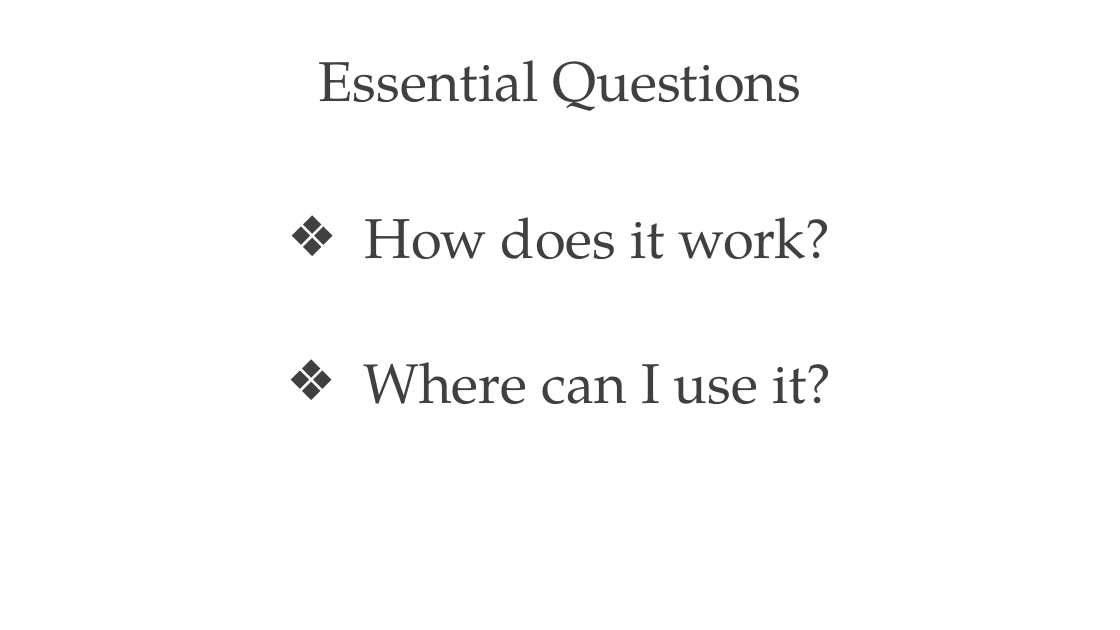
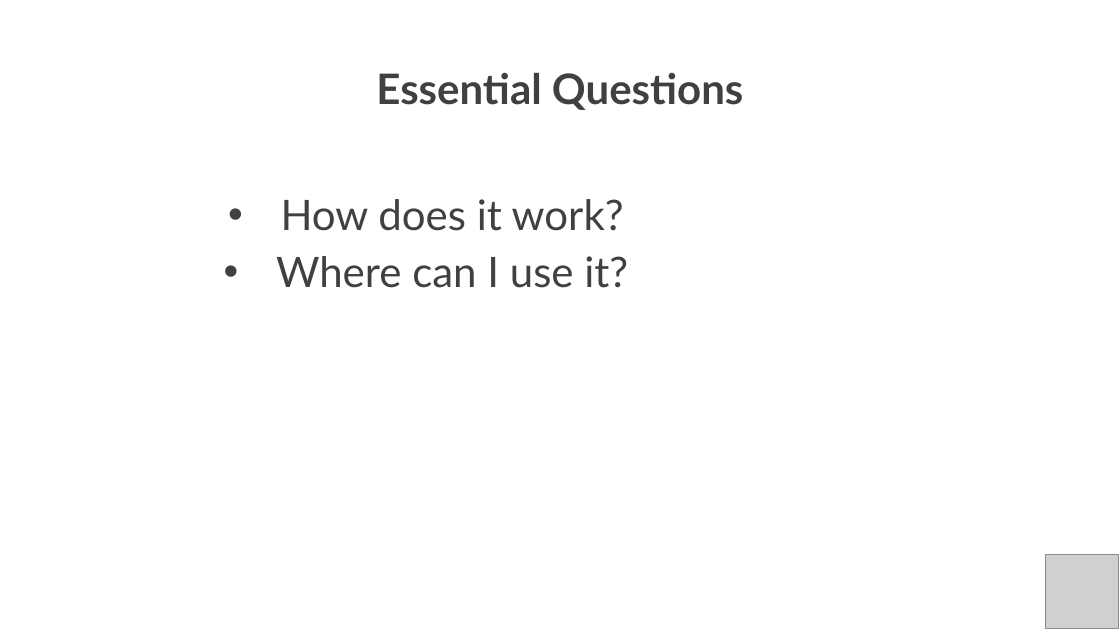
Before and after one commit to PracticumAI/deep_learning, a slide deck: slide 3 of presentations/01_deep_learn_intro.pptx (slide 4 before the commit). Drawn at 1120x630 pixels with LibreOffice and Linux fonts; fonts in the diff are those of the drawing; grey boxes stand for pictures. Boxes give left, top, right and bottom in pixels: in the first picture for what was removed or moved away, otherwise in the second. Text is boxed around its words. In the diff, an @@ line names an element or a change of style, - is before the commit and + after.

```diff
--- a/presentations/01_deep_learn_intro.pptx
+++ b/presentations/01_deep_learn_intro.pptx
@@ title "Essential Questions" at [376,73,743,110]: size 48 to 36 pt, font TeX Gyre Pagella to Lato, bold on @@
@@ text "How does it work?": place and size @@
-text "How does it work?" at [363,217,831,404]
+text "How does it work?" at [276,199,628,288]
@@ text "How does it work?" at [276,199,628,288]: size 48 to 36 pt, font TeX Gyre Pagella to Lato; bullet ❖ to • @@
@@ picture added at [1045,555,1119,629] @@
```
Also in this commit, not shown: 15 other slides changed, 2 slides added, 6 slides removed, 3 other files.
